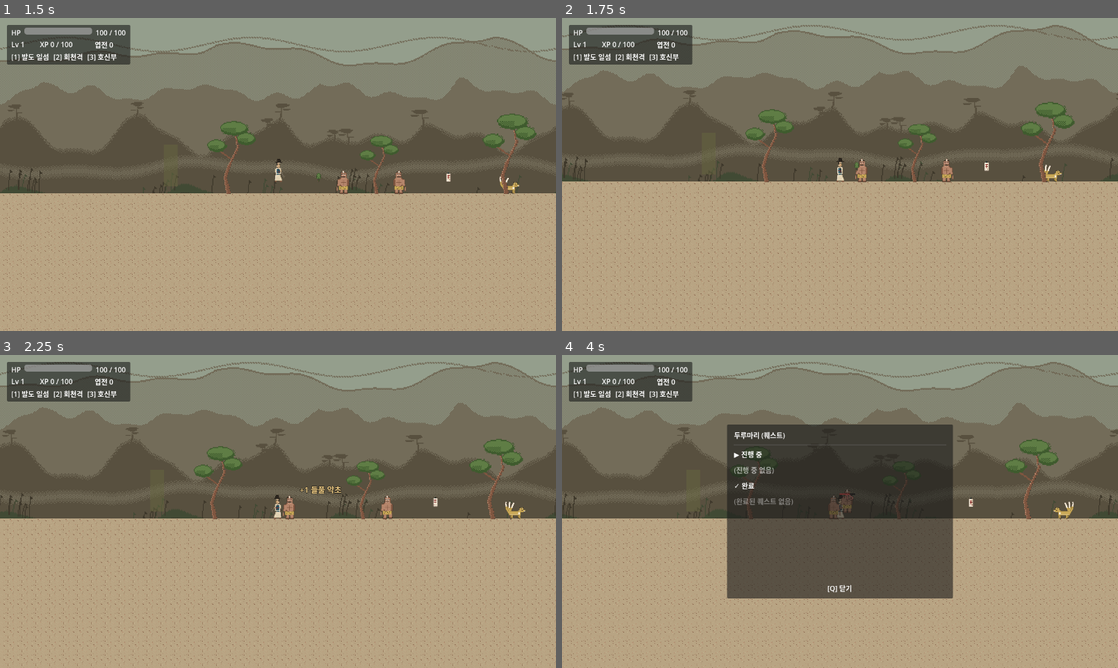
Above: before the commit, frames 1-4 (two rows, left to right).
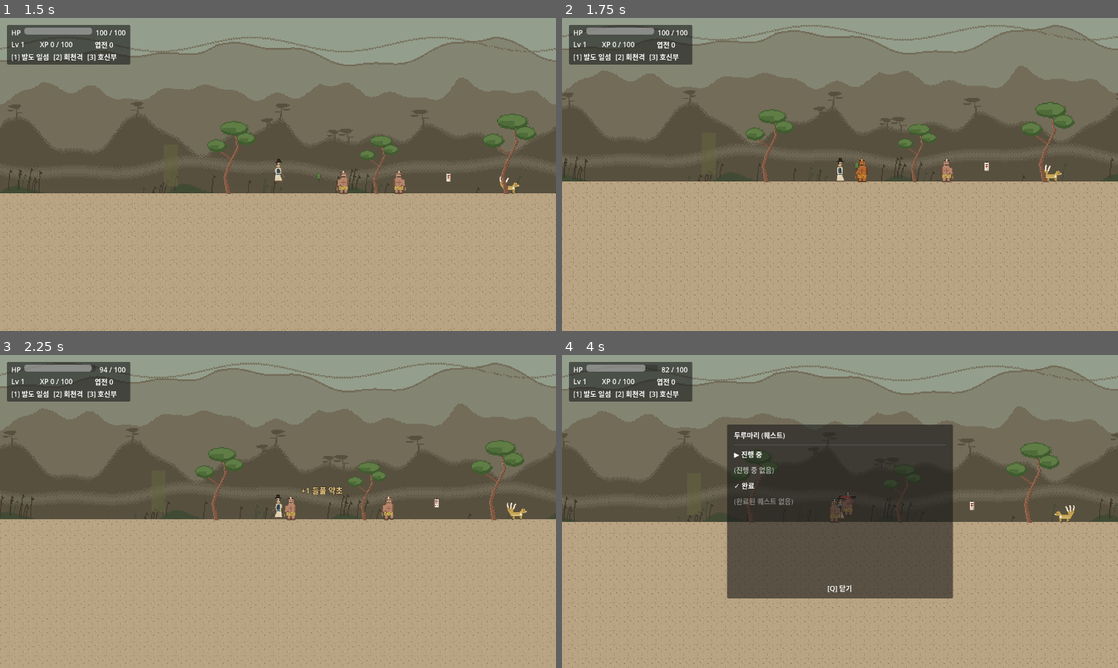
Above: after the commit, the same moments.

Repository: ksjmgrkks/joseon-rpg
Game: Godot game, scene res://scenes/levels/Forest.tscn
Two runs of this game, one before a commit and one after it. Both use one fixed random seed, a clock stepped at 60 frames per second and the inputs below. This scene is started directly instead of the project's main scene.
Inputs (mouse positions are in pixels of both pictures, inside the frame that each line leads up to):
- Up to frame 1 (1.5 s): tap Enter (ui_accept) at 0.5 s; move the mouse to (400, 158) at 0.52 s; hold Ctrl (attack) 0.53-1.28 s; hold D (move_right) from 0.53 s (still down); click (400, 158) at 0.67 s; tap Alt (jump) at 0.77 s; move the mouse to (166, 190) at 1.27 s; tap Ctrl (attack) at 1.35 s
- Up to frame 2 (1.75 s): keep holding D (move_right); tap Alt (jump) at 1.52 s
- Up to frame 3 (2.25 s): move the mouse to (333, 442) at 2.02 s; release D (move_right) at 2.03 s; hold A (move_left) from 2.03 s (still down); hold Ctrl (attack) from 2.03 s (still down); tap Shift (dodge) at 2.1 s
- Up to frame 4 (4 s): move the mouse to (812, 574) at 2.77 s; release A (move_left) at 2.78 s; release Ctrl (attack) at 2.78 s; hold D (move_right) from 2.78 s (still down); tap Space (interact) at 2.85 s; click (812, 574) at 2.92 s; tap Alt (jump) at 3.02, 3.77 s; tap Ctrl (attack) at 3.05, 3.8 s; move the mouse to (1006, 558) at 3.52 s; hold Q (quest_log) from 3.53 s (still down)

Frame 1 is identical in both runs. In frame 2, 0.1% of the frame differs, in the area x 52-55%, y 44-53%; in frame 3, 11%; in frame 4, 11%, in the area x 0-100%, y 2-100%.

Commit message:
feat(combat): 잡몹 근접 공격 — 일방적 전투 해소 (양방향 교전)
자율 고도화(감사 결과 최우선): 일반 적이 공격 수단이 전혀 없어 전투가 일방적이던 문제.
- patroller.gd 근접 공격: 사거리 안이면 예비동작(경고색 번쩍)→타격→넉백, 쿨다운.
  Area2D 대신 거리 판정 → 아군 오사 없음, 플레이어 HealthComponent.take_damage 직접(방어력·호신부 반영)
- 적별 차별화: 호랑이 강타(11/넉백 큼), 저승사자(8/느린 예비), 여우(5/빠른 연타), 도깨비(6)
- test_enemy_attack 신설(근접 시 플레이어 HP 감소 확인), 전체 19스위트 그린

Co-Authored-By: Claude Fable 5 <noreply@anthropic.com>

Diff:
--- a/scenes/enemies/Fox.tscn
+++ b/scenes/enemies/Fox.tscn
@@ -23,6 +23,9 @@
 [node name="Fox" type="CharacterBody2D"]
 script = ExtResource("1_p")
 display_name = "구미호"
+attack_damage = 5.0
+attack_cooldown = 1.0
+attack_telegraph = 0.20
 body_color = Color(0.88, 0.52, 0.28, 1)
 detect_range = 260.0
 xp_reward = 22
--- a/scenes/enemies/Goblin.tscn
+++ b/scenes/enemies/Goblin.tscn
@@ -23,6 +23,7 @@
 [node name="Goblin" type="CharacterBody2D"]
 script = ExtResource("1_p")
 display_name = "도깨비"
+attack_damage = 6.0
 body_color = Color(0.42, 0.62, 0.40, 1)
 detect_range = 200.0
 xp_reward = 10
--- a/scenes/enemies/Reaper.tscn
+++ b/scenes/enemies/Reaper.tscn
@@ -23,6 +23,9 @@
 [node name="Reaper" type="CharacterBody2D"]
 script = ExtResource("1_p")
 display_name = "저승사자"
+attack_damage = 8.0
+attack_cooldown = 1.3
+attack_telegraph = 0.34
 body_color = Color(0.20, 0.20, 0.25, 1)
 detect_range = 180.0
 xp_reward = 34
--- a/scenes/enemies/Tiger.tscn
+++ b/scenes/enemies/Tiger.tscn
@@ -23,6 +23,10 @@
 [node name="Tiger" type="CharacterBody2D"]
 script = ExtResource("1_p")
 display_name = "호환"
+attack_damage = 11.0
+attack_range = 64.0
+attack_knockback = 220.0
+attack_cooldown = 1.7
 body_color = Color(0.92, 0.70, 0.30, 1)
 detect_range = 240.0
 xp_reward = 28
--- a/scripts/enemies/patroller.gd
+++ b/scripts/enemies/patroller.gd
@@ -8,12 +8,20 @@
 @export var body_color: Color = Color(0.5, 0.4, 0.6, 1)
 @export var detect_range: float = 160.0
 @export var xp_reward: int = 14
+# 근접 공격 — 잡몹도 플레이어를 친다(일방적 전투 해소). 거리 판정 방식(아군 오사 없음).
+@export var attack_damage: float = 6.0
+@export var attack_range: float = 56.0
+@export var attack_knockback: float = 170.0
+@export var attack_cooldown: float = 1.5
+@export var attack_telegraph: float = 0.28
 
 @onready var sprite: AnimatedSprite2D = $Sprite2D
 @onready var hurtbox: Hurtbox = $Hurtbox
 @onready var health: HealthComponent = $HealthComponent
 
 var _dying: bool = false
+var _attacking: bool = false
+var _atk_cd: float = 0.0
 
 
 func _ready() -> void:
@@ -23,6 +31,48 @@
     health.died.connect(_on_died)
     EnemyHpBar.attach_to(self, health)
     # 실제 스프라이트(EnemyVisual) 사용 — 색 틴트 없이 원본 표시.
+
+
+func _physics_process(delta: float) -> void:
+    if _dying:
+        return
+    if _atk_cd > 0.0:
+        _atk_cd -= delta
+    if _attacking or _atk_cd > 0.0:
+        return
+    var p := get_player()
+    if p == null or not (p is Node2D):
+        return
+    var pp := (p as Node2D).global_position
+    if global_position.distance_to(pp) <= attack_range and absf(pp.y - global_position.y) < 60.0:
+        _do_attack(p as Node2D)
+
+
+# 예비동작(번쩍) → 타격: 그 순간 플레이어가 사거리 안이면 데미지+넉백.
+func _do_attack(player: Node2D) -> void:
+    _attacking = true
+    _atk_cd = attack_cooldown
+    var facing := signf(player.global_position.x - global_position.x)
+    if sprite:
+        sprite.flip_h = facing < 0.0
+        sprite.modulate = Color(1.0, 0.8, 0.5, 1.0)   # 예비동작 경고색
+    await get_tree().create_timer(attack_telegraph).timeout
+    if _dying or not is_instance_valid(self):
+        return
+    if sprite and is_instance_valid(sprite):
+        sprite.modulate = Color.WHITE
+    # 타격 판정 — 여전히 사거리 안이면 적중
+    if is_instance_valid(player) and global_position.distance_to(player.global_position) <= attack_range + 14.0:
+        var ph: HealthComponent = player.get_node_or_null("HealthComponent")
+        if ph:
+            ph.take_damage(attack_damage, self)
+        if "velocity" in player:
+            player.velocity.x = attack_knockback * facing
+            player.velocity.y = -120.0
+        Audio.play_sfx(Sfx.HURT)
+        ScreenFx.shake(3.5, 0.12)
+    await get_tree().create_timer(0.18).timeout
+    _attacking = false
 
 
 func get_player() -> Node:
--- /dev/null
+++ b/tests/test_enemy_attack.gd
@@ -0,0 +1,24 @@
+extends Node
+const PASS:="PASS"; const FAIL:="FAIL"
+func _ready()->void:
+	print("=== test_enemy_attack ===")
+	var r:=await _check()
+	print("[%s] %s"%[r.status,r.name]); if r.status==FAIL: print("  reason: %s"%r.reason)
+	print("=== %d/1 passed ==="%(1 if r.status==PASS else 0))
+	get_tree().quit(0 if r.status==PASS else 1)
+func _check()->Dictionary:
+	var player:Node2D=load("res://scenes/player/Player.tscn").instantiate()
+	add_child(player); player.global_position=Vector2(400,400)
+	var gob:Node2D=load("res://scenes/enemies/Goblin.tscn").instantiate()
+	add_child(gob); gob.global_position=Vector2(430,400)   # 사거리 안
+	await get_tree().process_frame
+	var ph:HealthComponent=player.get_node("HealthComponent")
+	var hp0:float=ph.hp
+	# 예비동작+타격이 일어날 만큼 대기 (telegraph 0.28 + 여유)
+	for i in range(80): await get_tree().physics_frame
+	var hp1:float=ph.hp
+	var dropped:bool = hp1 < hp0
+	player.queue_free(); gob.queue_free()
+	if not dropped:
+		return {"name":"enemy_hits_player","status":FAIL,"reason":"적 근접인데 플레이어 HP 안 깎임 (%.0f→%.0f)"%[hp0,hp1]}
+	return {"name":"enemy_hits_player","status":PASS,"reason":""}
--- /dev/null
+++ b/tests/test_enemy_attack.tscn
@@ -0,0 +1,4 @@
+[gd_scene load_steps=2 format=3]
+[ext_resource type="Script" path="res://tests/test_enemy_attack.gd" id="1"]
+[node name="T" type="Node"]
+script = ExtResource("1")
Not shown, added: tests/test_enemy_attack.gd.uid
